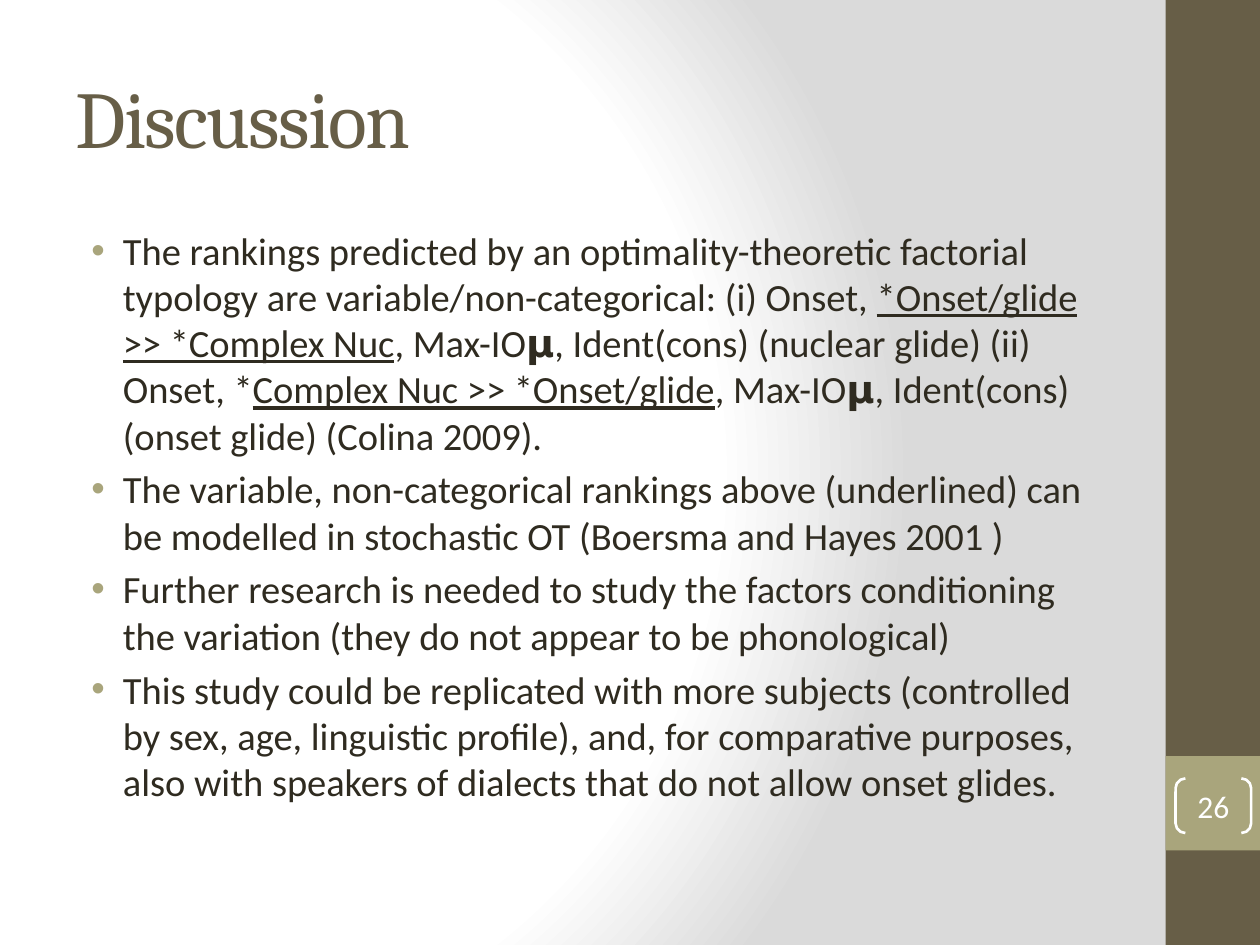
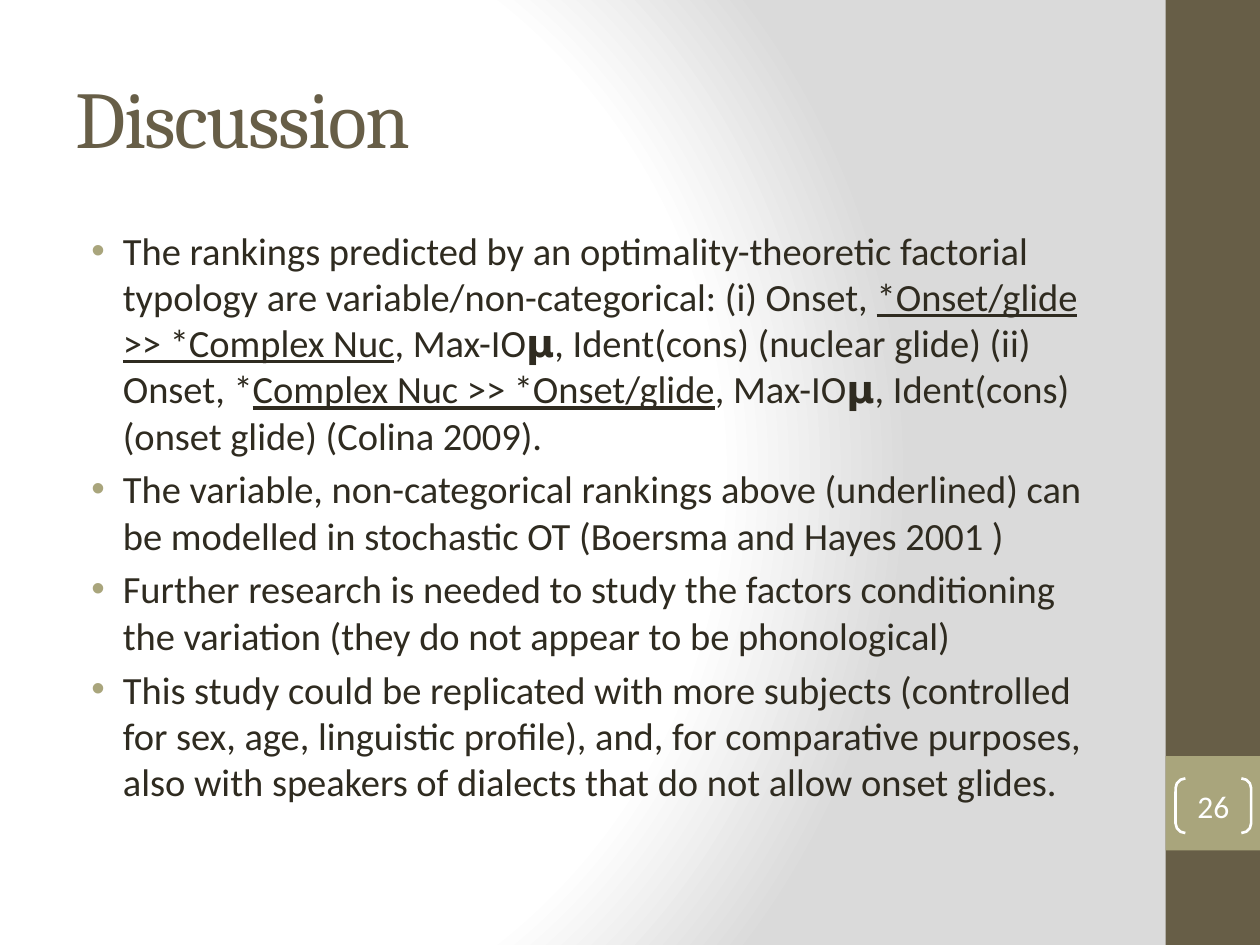
Before and after one commit to jvcasillas/glide_affiliation, a slide deck: slide 26 of Colina, Casillas & Díaz HLS 2018.pptx. Drawn at 1260x945 pixels with LibreOffice and Linux fonts; fonts in the diff are those of the drawing. Boxes give left, top, right and bottom in pixels: in the first picture for what was removed or moved away, otherwise in the second. Text is boxed around its words. In the diff, an @@ line names an element or a change of style, - is before the commit and + after.

Commit message:
final version of ppt

```diff
--- a/Colina, Casillas & Díaz HLS 2018.pptx
+++ b/Colina, Casillas & Díaz HLS 2018.pptx
@@ text at <box>123,676,1081,803</box>: text changed @@
-• This study could be replicated with more subjects (controlled by sex, age, linguistic profile), and, for comparative purposes, also with speakers of dialects that do not allow onset glides.
+• This study could be replicated with more subjects (controlled for sex, age, linguistic profile), and, for comparative purposes, also with speakers of dialects that do not allow onset glides.
```
